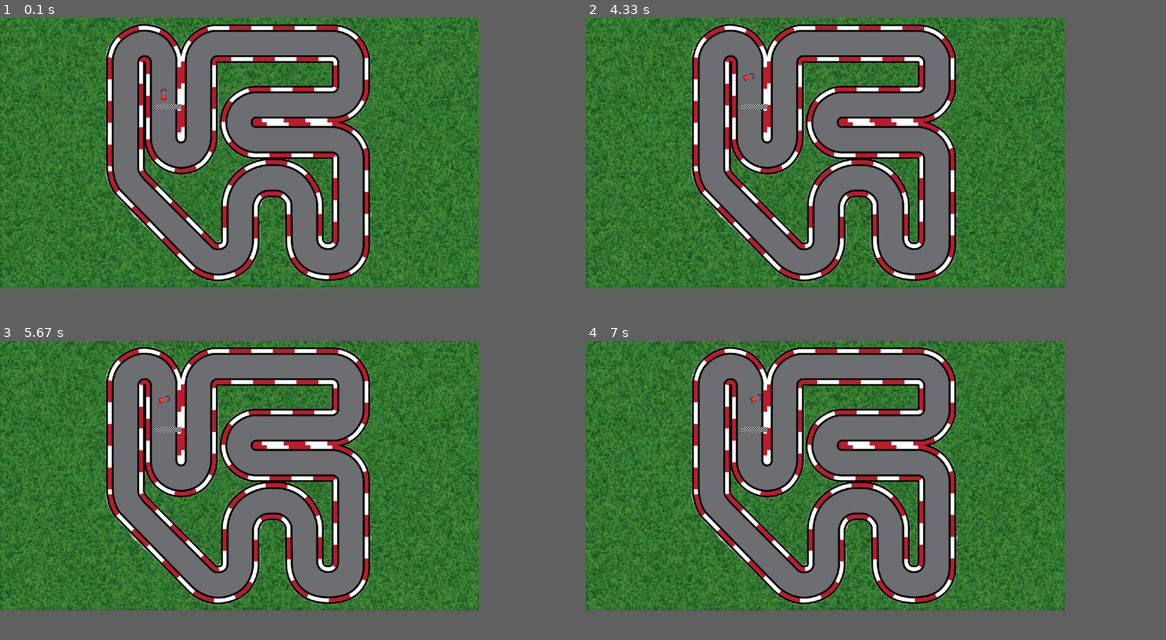
Above: before the commit, frames 1-4 (two rows, left to right).
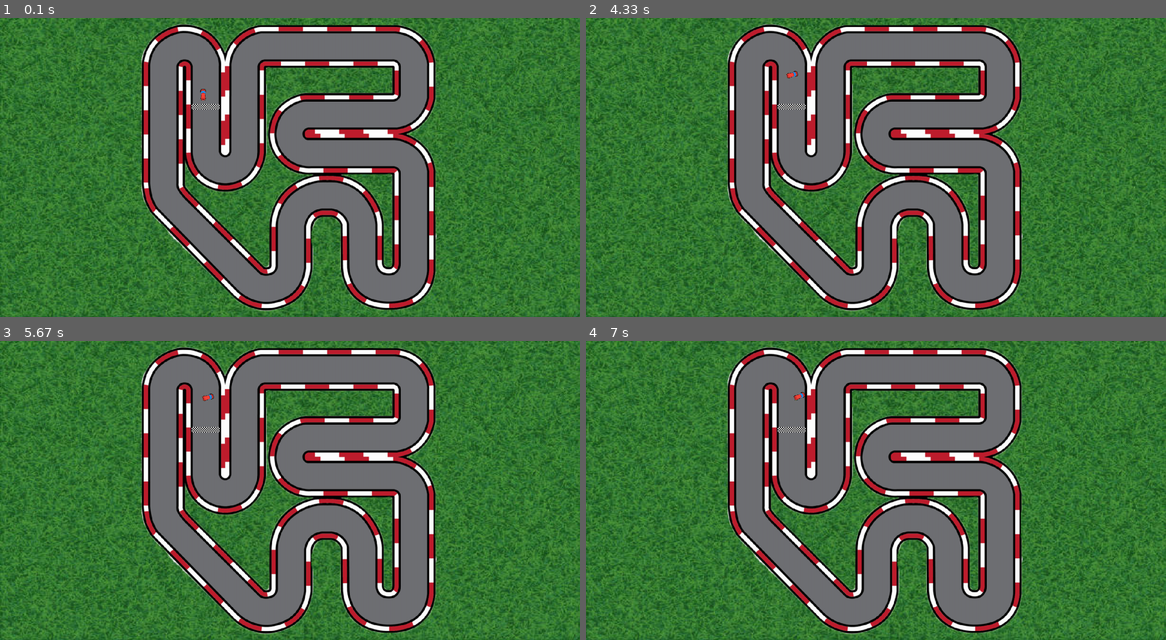
Above: after the commit, the same moments.

Repository: taodicakhia/pygame-racing-car
Game: pygame game, started from main.py
Two runs of this game, one before a commit and one after it. Both use one fixed random seed, a clock stepped at 60 frames per second and the inputs below.
Inputs:
- Up to frame 1 (0.1 s): no input
- Up to frame 2 (4.33 s): hold D 0.33-0.8 s; hold W 0.83-1.13 s; hold D 1.17-1.63 s; hold A 1.67-2.2 s; hold S 2.23-2.53 s; hold A 2.57-2.97 s; hold W 3-3.37 s; hold D 3.4-4.03 s; hold S from 4.07 s (still down)
- Up to frame 3 (5.67 s): release S at 4.43 s; hold A 4.47-4.93 s; hold D 4.97-5.43 s; hold W from 5.47 s (still down)
- Up to frame 4 (7 s): release W at 5.77 s; hold D 5.8-6.27 s; hold A 6.3-6.83 s; hold S from 6.87 s (still down)
The window is 743x418 before the commit and 900x464 after it. Grey fills any space a smaller window leaves; there, only what the larger window draws over its background counts as a difference.

The runs differ from the first frame. In frame 1, 67% of the frame differs, in the area x 0-100%, y 0-100%; in frame 2, 67%; in frame 3, 67%; in frame 4, 67%.

Commit message:
Fix finish position

Diff:
--- a/main.py
+++ b/main.py
@@ -116,7 +116,7 @@
 
 
 def gameloop():
-    window = Window(pygame.display.set_mode((0, 0), pygame.FULLSCREEN))
+    window = Window(pygame.display.set_mode((1550, 800)))
     # Config game
     FPS = 60
 
@@ -131,12 +131,12 @@
     TRACK_BORDER_MASK = pygame.mask.from_surface(TRACK_BORDER.get_image_surface())
 
     FINISH = Image(pygame.image.load("images/finish.png"))
-    FINISH.scale((FINISH.width * 0.72, FINISH.height * 0.72))
+    FINISH.scale((FINISH.width * 0.75, FINISH.height * 0.75))
     FINISH_MASK = pygame.mask.from_surface(FINISH.image)
-    FINISH_POSITION = (TRACK_CENTER_POS.x + 133, TRACK_CENTER_POS.y + 230)
+    FINISH_POSITION = (TRACK_CENTER_POS.x + 137, TRACK_CENTER_POS.y + 230)
 
     # Load car image
-    RED_CAR = Car(pygame.image.load("images/red-car.png"), 2.2, 2, (TRACK_CENTER_POS.x + 150, TRACK_CENTER_POS.y + 190))
+    RED_CAR = Car(pygame.image.load("images/red-car.png"), 2.2, 2, (TRACK_CENTER_POS.x + 160, TRACK_CENTER_POS.y + 190))
 
     pygame.display.set_caption('Racing game!')
     is_running = True
Binary file added: images/point1.png
Binary file added: images/point2.png
